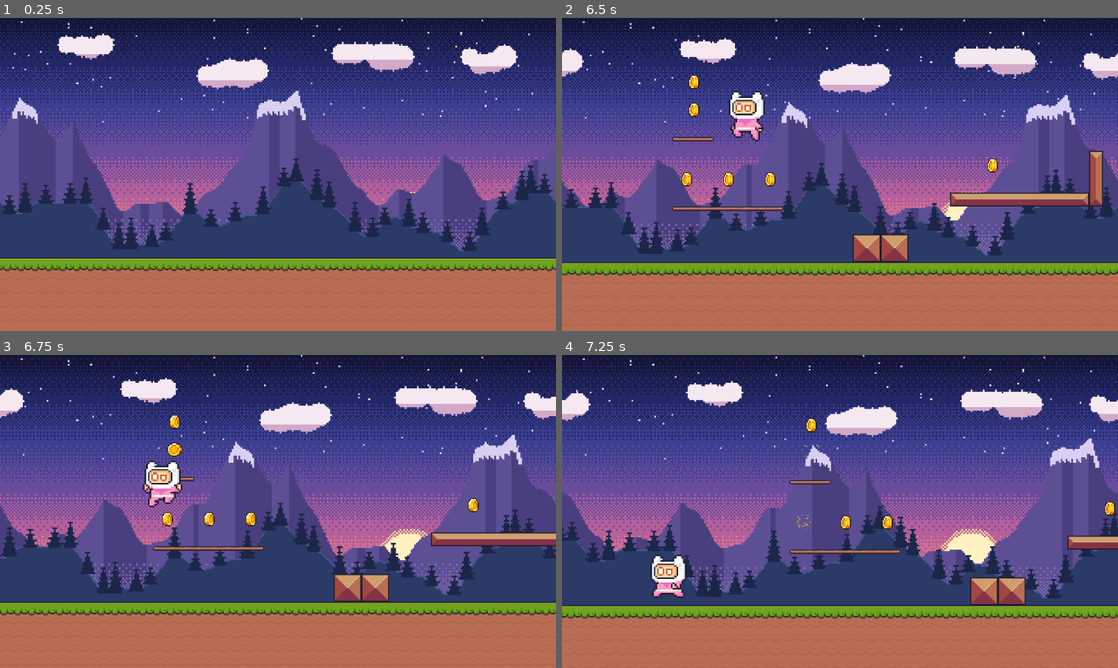
Above: before the commit, frames 1-4 (two rows, left to right).
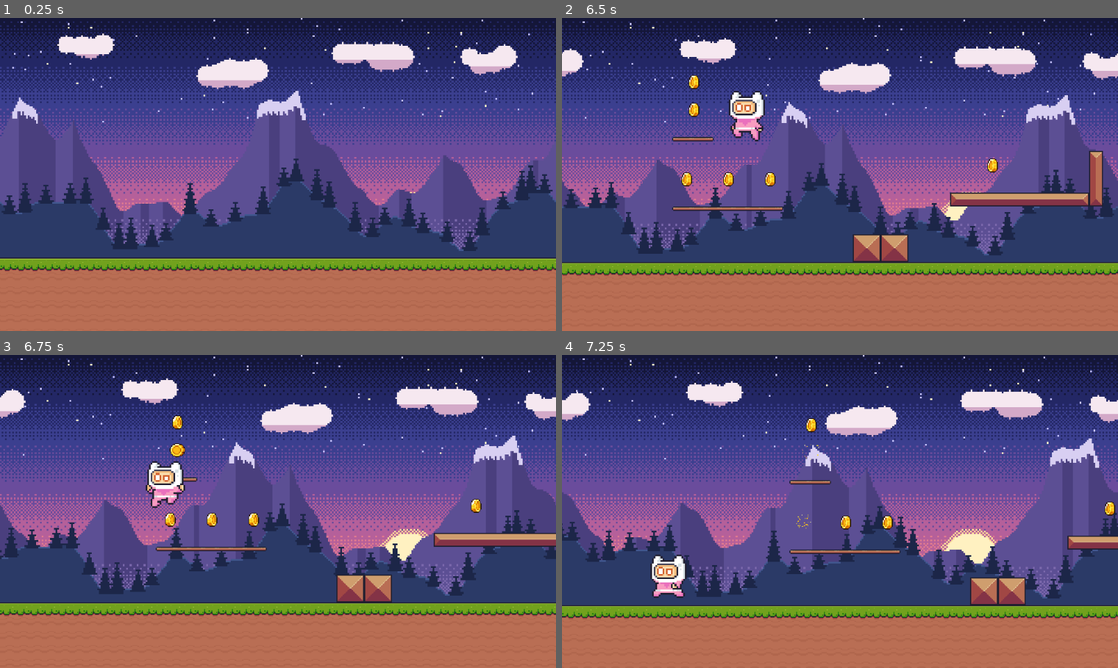
Above: after the commit, the same moments.

Repository: Alestln/first_game
Game: Godot game, scene res://scenes/world.tscn
The game is run twice, just before and just after one commit, with the same random seed, the same clock (stepped at 60 frames per second) and the same inputs.
Inputs:
- Up to frame 1 (0.25 s): no input
- Up to frame 2 (6.5 s): hold D (move_right) 0.53-2.03 s; tap Space (jump) at 0.77, 1.52, 3.02, 3.77, 4.52, 6.02 s; hold A (move_left) 2.03-2.78 s; hold D (move_right) 2.78-4.28 s; hold A (move_left) 4.28-5.03 s; hold D (move_right) 5.03-5.78 s; hold A (move_left) from 5.78 s (still down)
- Up to frame 3 (6.75 s): keep holding A (move_left)
- Up to frame 4 (7.25 s): keep holding A (move_left); tap Space (jump) at 6.77 s

Frames 1-2 are identical in both runs. In frame 3, 7.0% of the frame differs, in the area x 0-100%, y 7-84%; in frame 4, nothing differs.

Commit message:
Step 7: cinematic screen shake with FastNoiseLite and full lesson guide

Diff:
--- a/scripts/coin.gd
+++ b/scripts/coin.gd
@@ -15,6 +15,7 @@
 	collision_shape.set_deferred("disabled", true)
 
 	player.coins += coin_value
+	GameCamera.shake_current(3.0, 0.15)
 
 	animated_sprite.play("collect")
 
Not shown, added: scripts/camera_room.gd.uid
Not shown, added: scripts/game_camera.gd.uid
Not shown, added: scripts/intro_camera.gd.uid
Not shown, added: LESSON_CAMERA_AND_BACKGROUND.md
